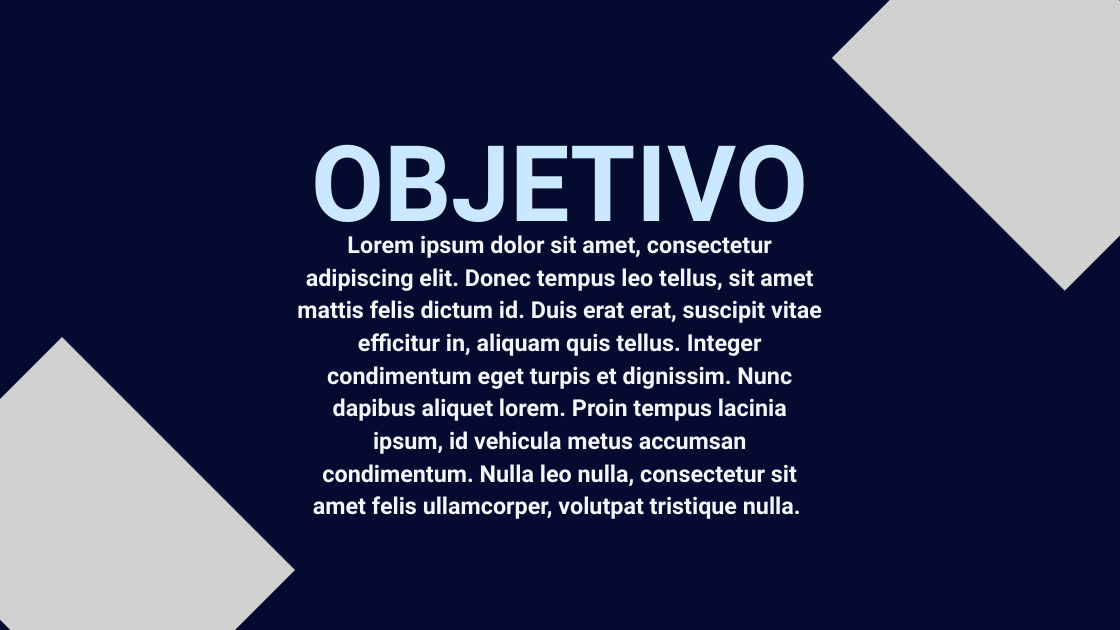
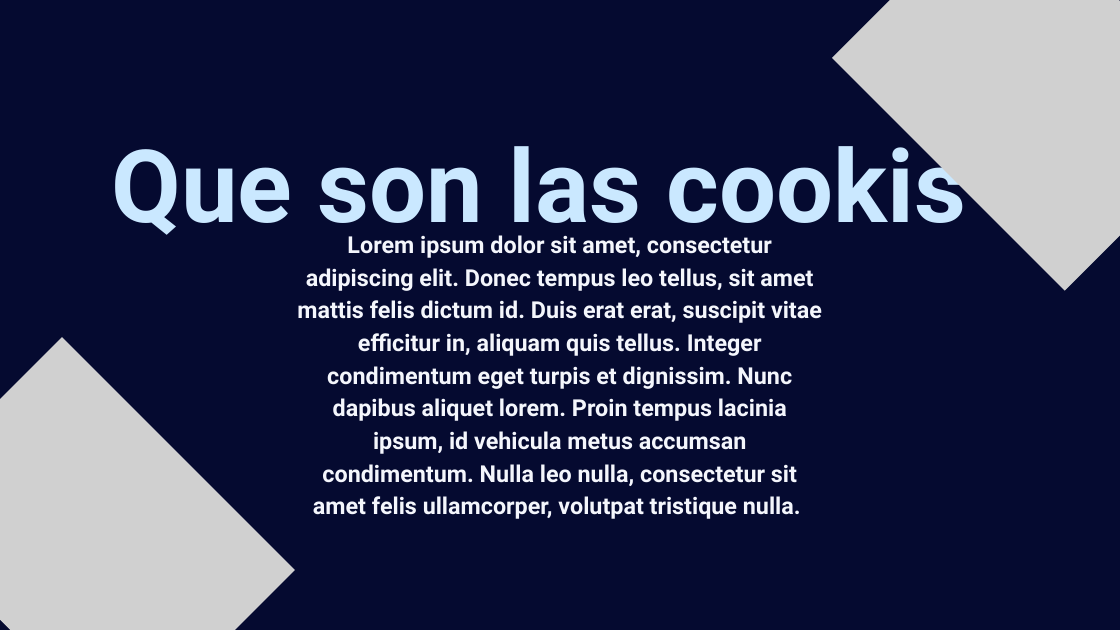
Before and after one commit to juban1234/trimestre-4, a slide deck: slide 6 of german/EXPOCICIONES/PATRONES MONOLITOS.pptx. Drawn at 1120x630 pixels with LibreOffice and Linux fonts; fonts in the diff are those of the drawing; grey boxes stand for pictures. Boxes give left, top, right and bottom in pixels: in the first picture for what was removed or moved away, otherwise in the second. Text is boxed around its words. In the diff, an @@ line names an element or a change of style, - is before the commit and + after.

```diff
--- a/german/EXPOCICIONES/PATRONES MONOLITOS.pptx
+++ b/german/EXPOCICIONES/PATRONES MONOLITOS.pptx
@@ text at box(111, 130, 967, 246): text changed; size 136 to 130 pt @@
-OBJETIVO
+Que son las cookis
```
Also in this commit, not shown: 57 other files.
